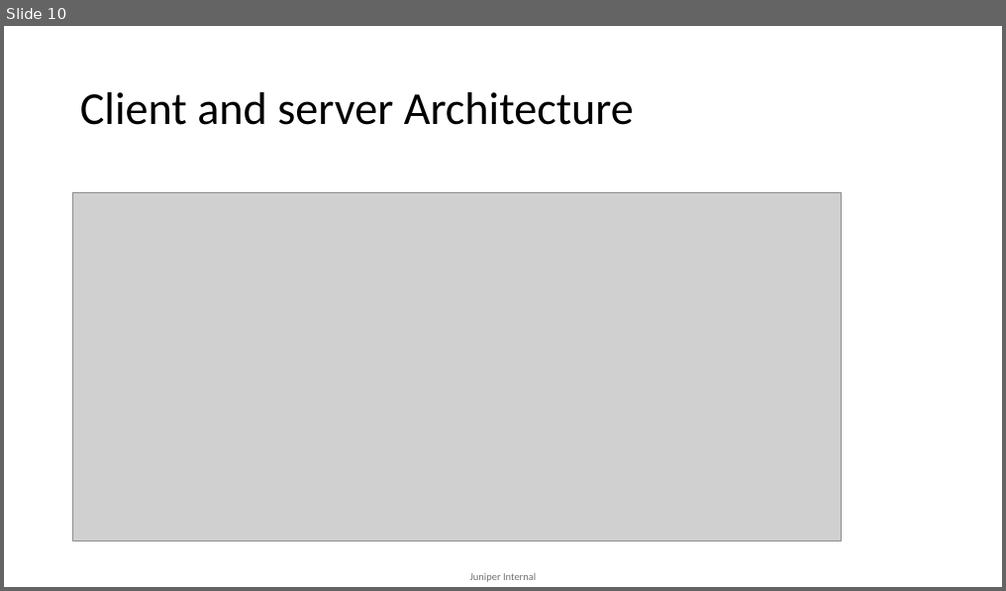
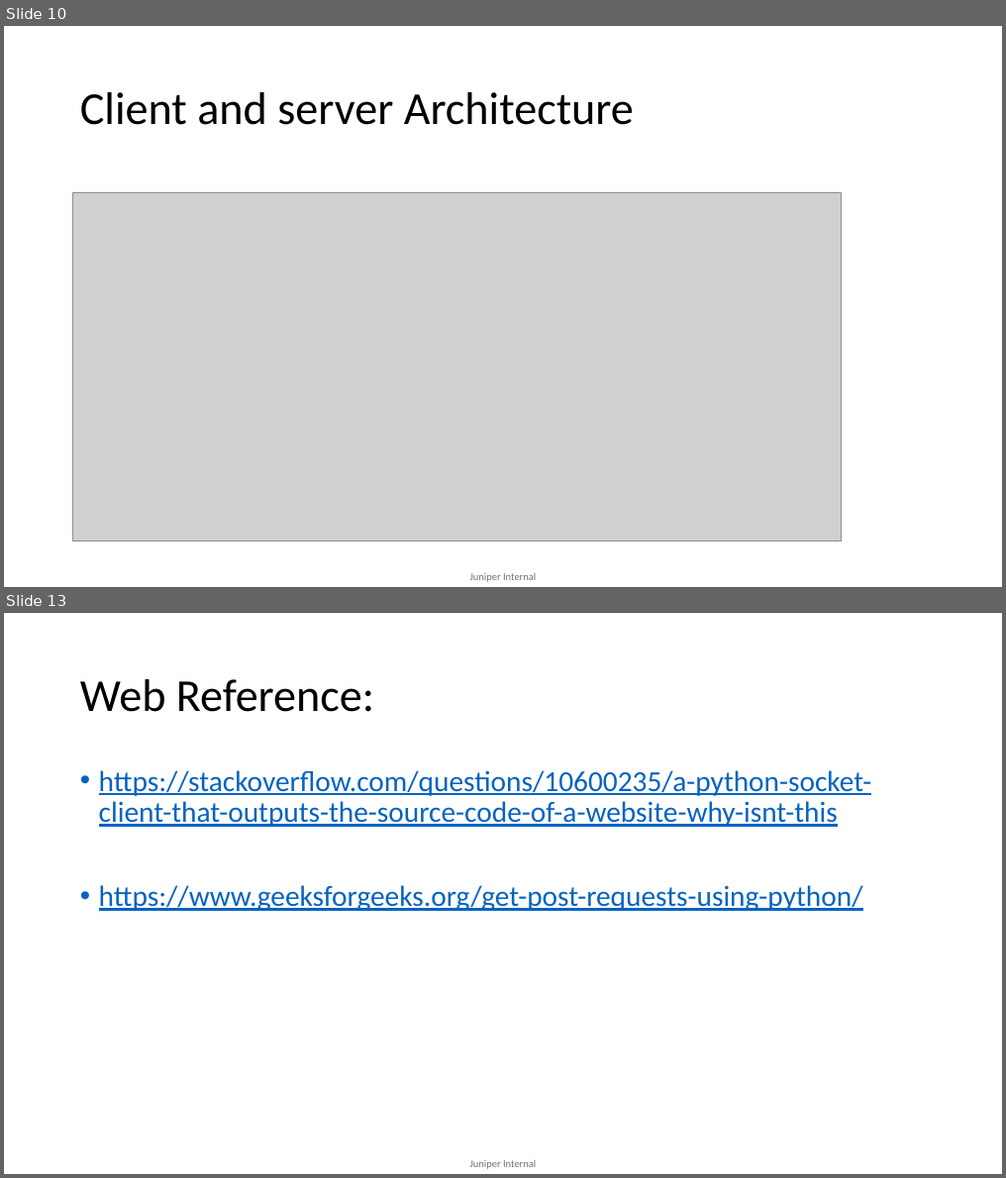
Before and after one commit to mdsathees/Network_programming, a slide deck: Socket-programming-python.pptx. Shown one above the other, each under a label of ours: slide 10 before the commit, slides 10 and 13 after it; the slides between them are not shown. The pictures are 1006x591 and 1006x1178 pixels, drawn with LibreOffice and Linux fonts; fonts in the diff are those of the drawing; grey boxes stand for pictures. Boxes give left, top, right and bottom in pixels: in the first picture for what was removed or moved away, otherwise in the second. Text is boxed around its words. In the diff, an @@ line names an element or a change of style, - is before the commit and + after.

```diff
--- a/Socket-programming-python.pptx
+++ b/Socket-programming-python.pptx
@@ slide 13 added at box(4, 613, 1002, 1174), background #FFFFFF; not listed: 1 template element that a slide beside it also shows @@
@@ title added at box(80, 679, 374, 712), 44 pt, text #000000 @@
+Web Reference:
@@ text added at box(99, 770, 872, 911), 28 pt, text #0563C1, underline @@
+• https://stackoverflow.com/questions/10600235/a-python-socket-client-that-outputs-the-source-code-of-a-website-why-isnt-this
+• https://www.geeksforgeeks.org/get-post-requests-using-python/
```
Also in this commit, not shown: 3 slides changed, 5 other slides added, 2 slides removed.
